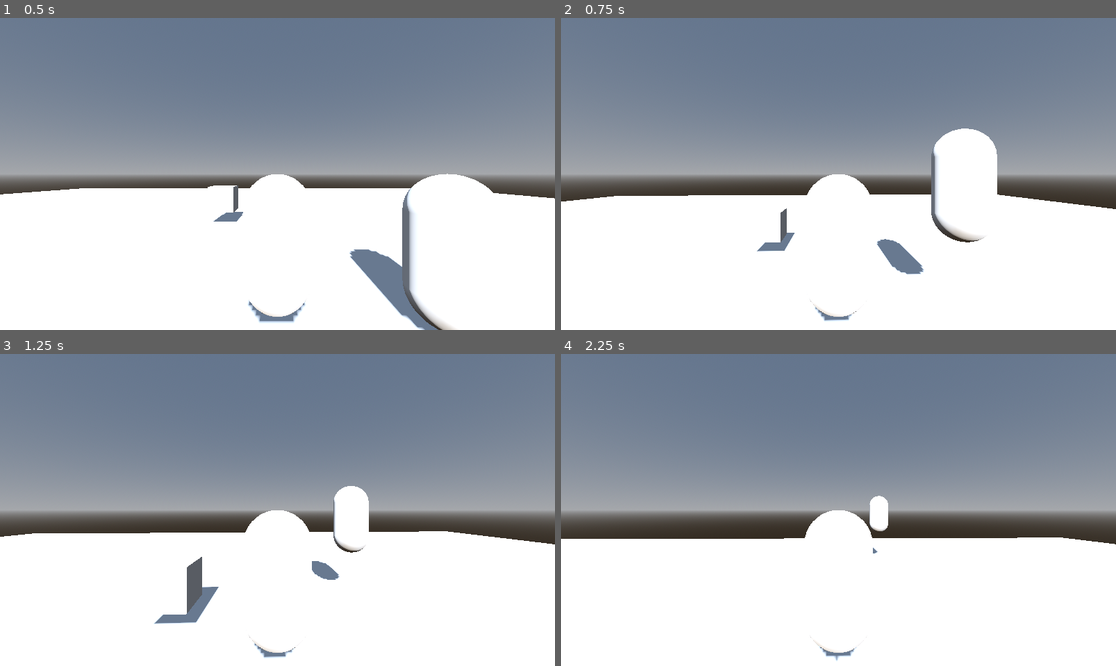
Above: before the commit, frames 1-4 (two rows, left to right).
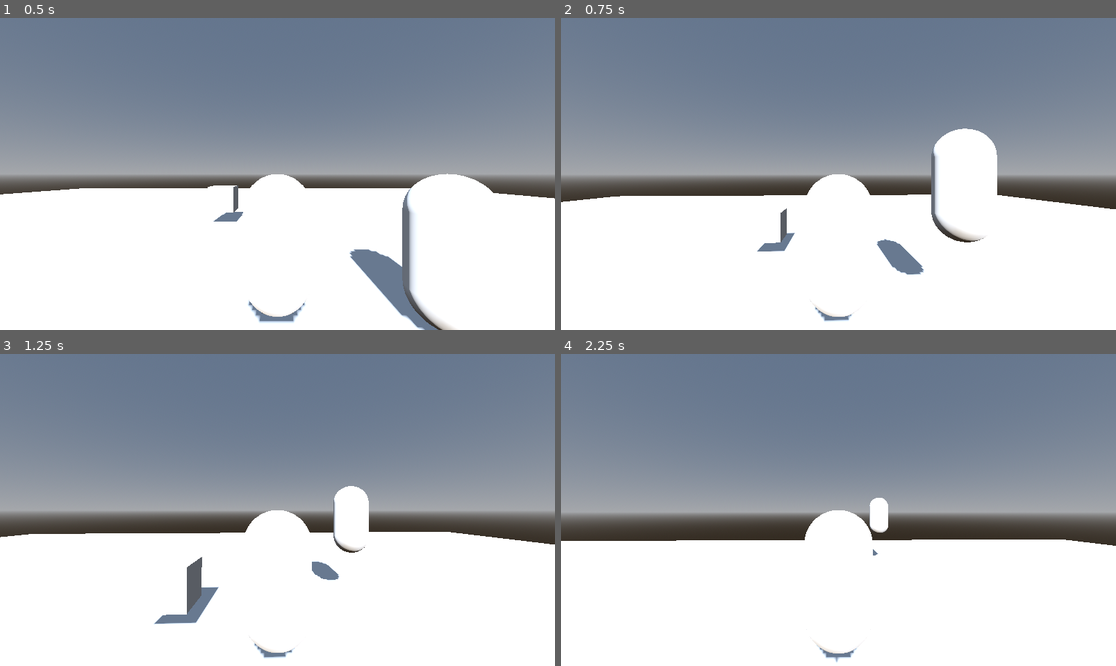
Above: after the commit, the same moments.

Repository: olddine/prueba-godot-2
Game: Godot game, scene res://scene/main.tscn
Same seed, same stepped clock (60 frames per second), same inputs: the game is played once before the commit and once after it.
Inputs (mouse positions are in pixels of both pictures, inside the frame that each line leads up to):
- Up to frame 1 (0.5 s): no input
- Up to frame 2 (0.75 s): tap Enter (ui_accept) at 0.5 s; move the mouse to (866, 174) at 0.52 s; hold W (ui_up) from 0.53 s (still down)
- Up to frame 3 (1.25 s): keep holding W (ui_up); tap Enter (ui_accept) at 0.77 s
- Up to frame 4 (2.25 s): keep holding W (ui_up); move the mouse to (810, 510) at 1.27 s; tap Enter (ui_accept) at 1.52 s; move the mouse to (849, 503) at 2.02 s

Frame 1 is identical in both runs. In frame 2, 0.2% of the frame differs, in the area x 0-100%, y 35-97%; in frame 3, 0.2%; in frame 4, 1.3%, in the area x 0-100%, y 45-99%.
Error before the commit: Invalid call. Nonexistent function 'orthonormalized' in base 'Node3D'. (res://scene/player.gd:30)

Commit message:
funciooonaaa v1

Diff:
--- a/GDSCOOL 3D GODOT 4/scene/player.gd
+++ b/GDSCOOL 3D GODOT 4/scene/player.gd
@@ -24,10 +24,9 @@
 
 func _input(event):
 	if event is InputEventMouseMotion and Input.get_mouse_mode() == Input.MOUSE_MODE_CAPTURED:
-		print("hola")
 		rotate_y(deg_to_rad(-event.relative.x*mouse_sensitivity))
 		$Collision/camnode.rotate_y(deg_to_rad(-event.relative.x * CAM_ROT_SPEED))
-		$Collision/camnode.orthonormalized()
+		$Collision/camnode.orthonormalize()
 
 		cam_x_rot = clamp(cam_x_rot - event.relative.y * CAM_ROT_SPEED, deg_to_rad(CAM_X_ROT_MIN), deg_to_rad(CAM_X_ROT_MAX))
 		cam_y_rot = clamp(cam_y_rot - event.relative.x * CAM_ROT_SPEED, deg_to_rad(CAM_X_ROT_MIN), deg_to_rad(CAM_X_ROT_MAX))
